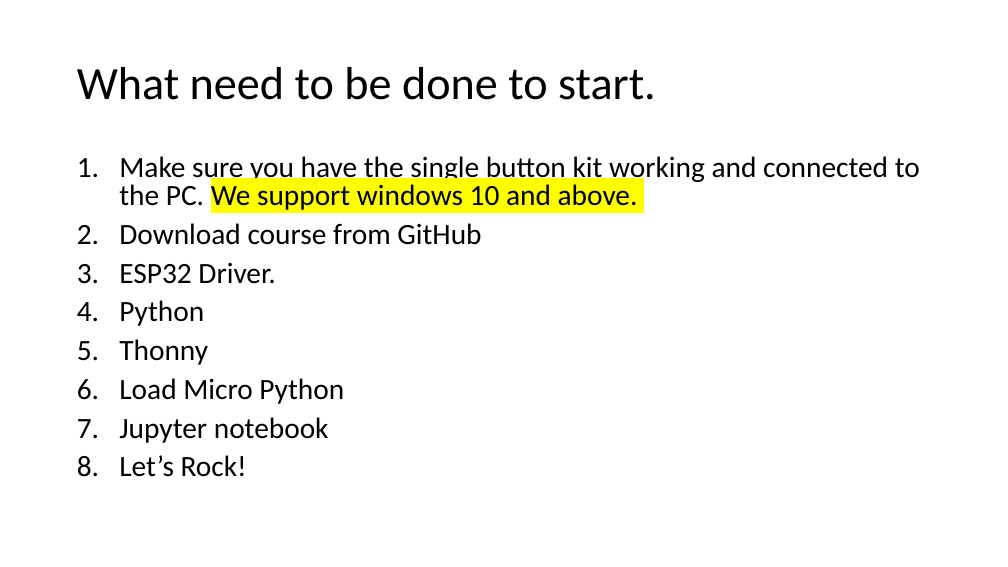
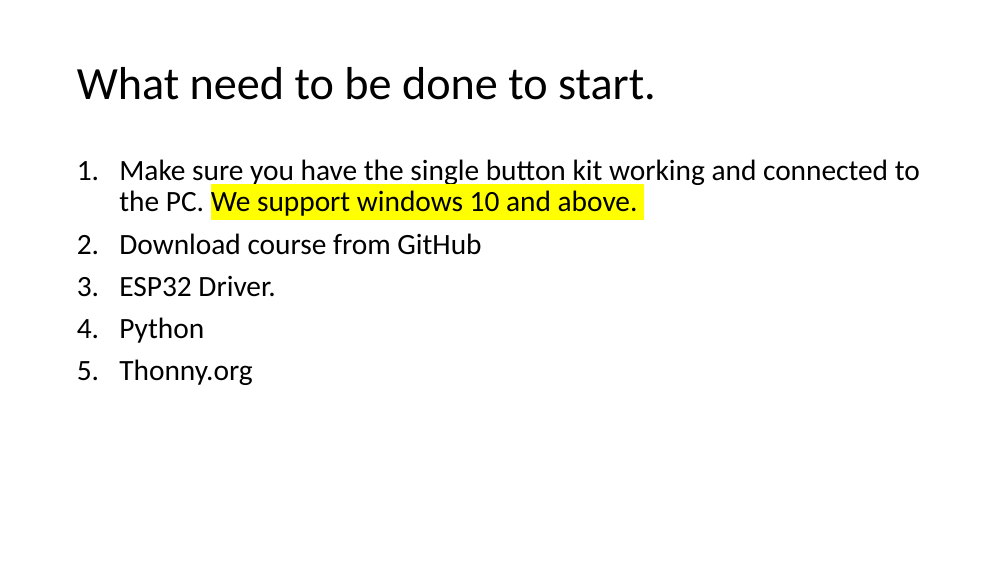
Before and after one commit to avisalmon/single_button, a slide deck: slide 8 of slides.pptx. Drawn at 1008x567 pixels with LibreOffice and Linux fonts; fonts in the diff are those of the drawing. Boxes give left, top, right and bottom in pixels: in the first picture for what was removed or moved away, otherwise in the second. Text is boxed around its words. In the diff, an @@ line names an element or a change of style, - is before the commit and + after.

```diff
--- a/slides.pptx
+++ b/slides.pptx
@@ text at (119, 159, 920, 343): line spacing 0.8 to 0.9 @@
@@ text at (119, 359, 252, 385): text changed @@
-5. Thonny
-6. Load Micro Python
-7. Jupyter notebook
-8. Let’s Rock!
+5. Thonny.org
```
Also in this commit, not shown: 4 other slides changed, 2 slides added, 7 other files.
